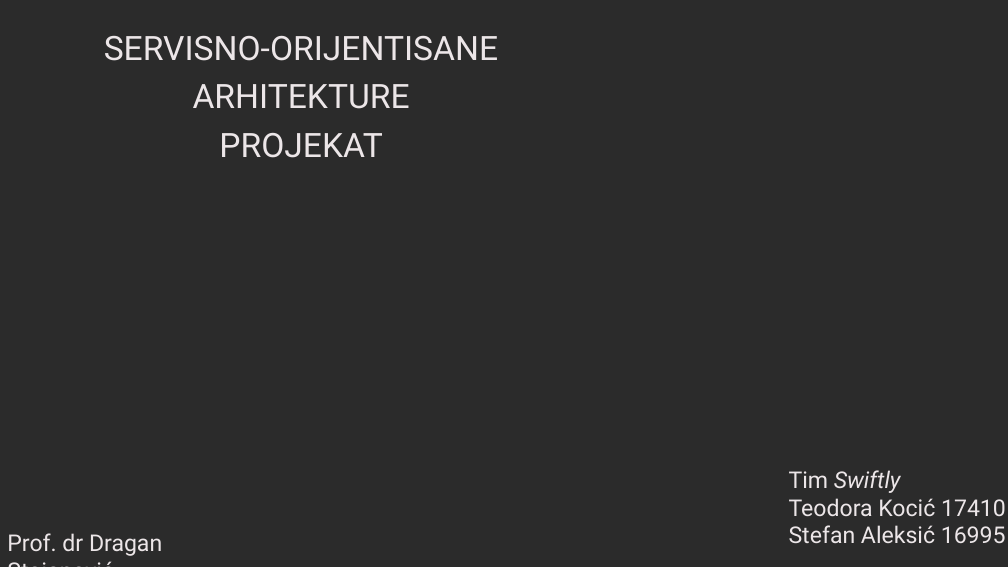
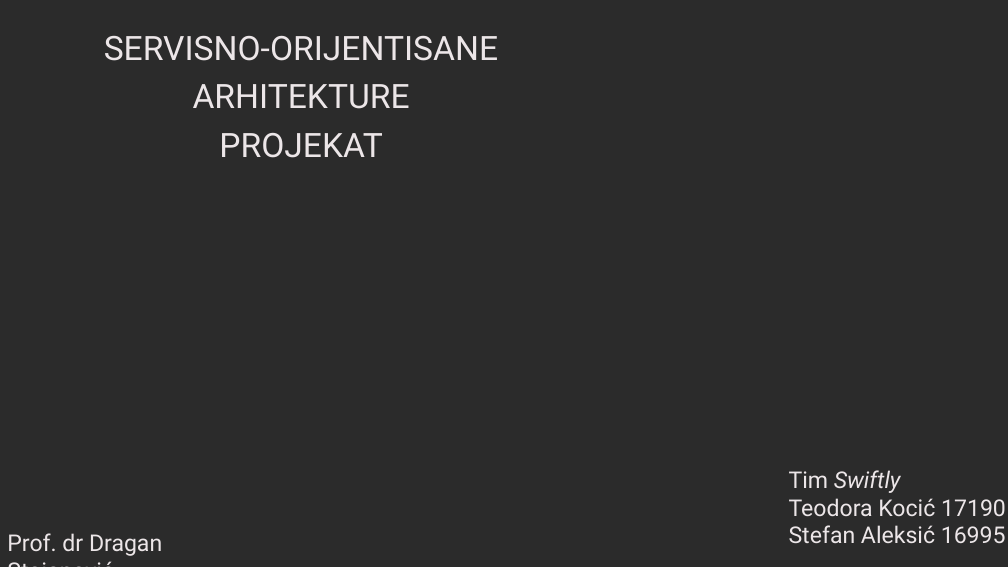
Before and after one commit to sssteeefaaan/SOA-Projekat, a slide deck: slide 1 of Prezentacija za projekte/Servisno-Orijentisane arhitekture.pptx. Drawn at 1008x567 pixels with LibreOffice and Linux fonts; fonts in the diff are those of the drawing; background and template pictures are left out; a plain dark background stands for a picture behind light text. Boxes give left, top, right and bottom in pixels: in the first picture for what was removed or moved away, otherwise in the second. Text is boxed around its words. In the diff, an @@ line names an element or a change of style, - is before the commit and + after.

```diff
--- a/Prezentacija za projekte/Servisno-Orijentisane arhitekture.pptx
+++ b/Prezentacija za projekte/Servisno-Orijentisane arhitekture.pptx
@@ text at box(789, 498, 1006, 516): text changed @@
-Teodora Kocić 17410
+Teodora Kocić 17190
```
Also in this commit, not shown: 1 other file.
